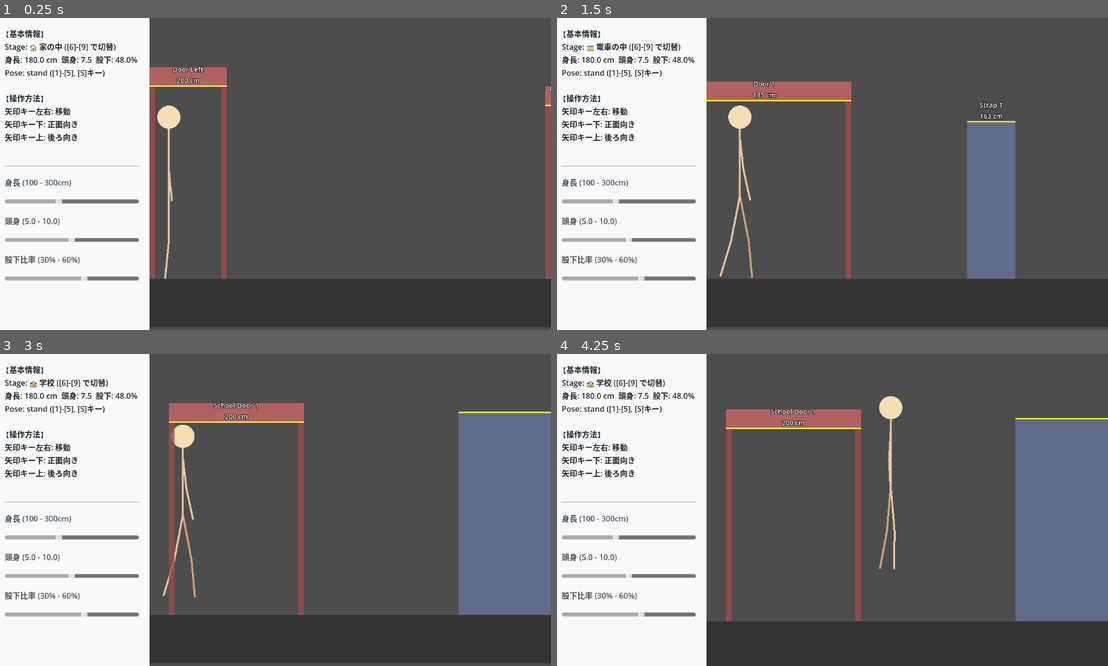
Above: before the commit, frames 1-4 (two rows, left to right).
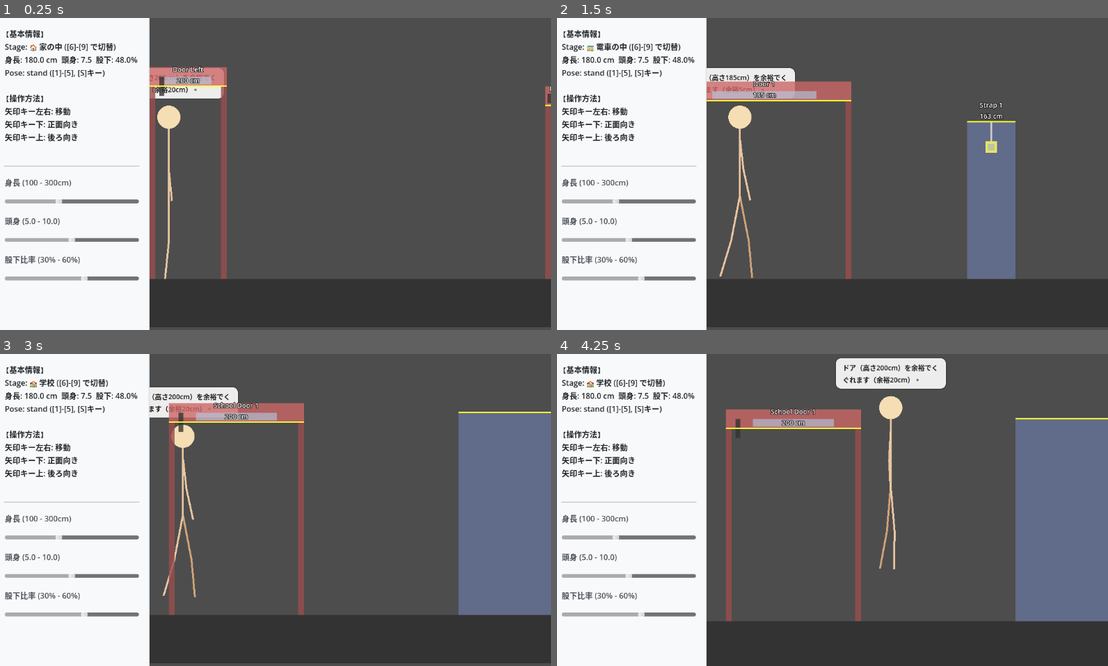
Above: after the commit, the same moments.

Repository: tinky44/TLS_3D
Game: Godot game, scene res://Main.tscn
Same seed, same stepped clock (60 frames per second), same inputs: the game is played once before the commit and once after it.
Inputs:
- Up to frame 1 (0.25 s): no input
- Up to frame 2 (1.5 s): tap Enter (ui_accept) at 0.5, 0.77 s; hold 6 0.53-1.28 s; hold Right (ui_right) from 0.53 s (still down); tap 7 at 1.35 s
- Up to frame 3 (3 s): tap Enter (ui_accept) at 1.52, 2.75 s; release Right (ui_right) at 2.03 s; hold Left (ui_left) 2.03-2.78 s; hold 8 2.03-2.78 s; hold Right (ui_right) from 2.78 s (still down); tap 9 at 2.85 s
- Up to frame 4 (4.25 s): keep holding Right (ui_right); tap Enter (ui_accept) at 3.02, 3.77 s; hold 1 from 3.53 s (still down)

The runs differ from the first frame. In frame 1, 1.1% of the frame differs, in the area x 27-100%, y 16-28%; in frame 2, 1.6%; in frame 3, 1.6%; in frame 4, 2.2%, in the area x 32-71%, y 1-24%.

Commit message:
feat: オブジェクト接近時の吹き出し機能とリッチ描画を追加
- MainSceneの_processに距離判定を追加し、障害物に応じた吹き出し（コメント）を表示するようにした
- StageBuilderにコメント生成ロジック(get_obstacle_comment)を移植
- ドアノブ、吊り革の輪、洗面台の鏡など簡単な幾何学図形でステージ表示をリッチ化した

Co-Authored-By: gemini <218195315+gemini-cli@users.noreply.github.com>

Diff:
--- a/godot-project/scripts/MainScene.gd
+++ b/godot-project/scripts/MainScene.gd
@@ -9,6 +9,8 @@
 # UI用
 var ui_layer: CanvasLayer
 var status_label: Label
+var bubble_panel: PanelContainer
+var bubble_label: Label
 
 func _ready() -> void:
     # 既存のテスト用古いノード群があれば削除
@@ -22,10 +24,81 @@
         p = global.CM_TO_PX
 
     _setup_ui()
+    _setup_bubble()
     _load_stage()
+
+func _setup_bubble():
+    bubble_panel = PanelContainer.new()
+    var style = StyleBoxFlat.new()
+    style.bg_color = Color(1.0, 1.0, 1.0, 0.9)
+    style.border_width_left = 2
+    style.border_width_top = 2
+    style.border_width_right = 2
+    style.border_width_bottom = 2
+    style.border_color = Color(0.2, 0.2, 0.2, 0.5)
+    style.corner_radius_top_left = 12
+    style.corner_radius_top_right = 12
+    style.corner_radius_bottom_right = 12
+    style.corner_radius_bottom_left = 12
+    style.content_margin_left = 16
+    style.content_margin_right = 16
+    style.content_margin_top = 10
+    style.content_margin_bottom = 10
+    bubble_panel.add_theme_stylebox_override("panel", style)
+
+    bubble_label = Label.new()
+    bubble_label.add_theme_color_override("font_color", Color(0.1, 0.1, 0.1))
+    bubble_label.add_theme_font_size_override("font_size", 14)
+    # 改行対応
+    bubble_label.autowrap_mode = TextServer.AUTOWRAP_WORD_SMART
+    bubble_label.custom_minimum_size = Vector2(200, 0)
+
+    bubble_panel.add_child(bubble_label)
+    add_child(bubble_panel)
+    bubble_panel.hide()
+
 
 func _process(_delta: float) -> void:
     _update_ui()
+    _update_bubble()
+
+func _update_bubble():
+    if not player or not bubble_panel: return
+
+    var m = player.get("m")
+    if not m: return
+
+    var px = player.global_position.x / p
+    var hit_dist = 60.0 # 60cm以内に近づいたら表示
+    var closest_obs: Node2D = null
+    var min_dist = INF
+
+    for child in get_children():
+        if child.has_meta("is_stage_obj") and child.has_meta("obs_x"):
+            # AABBチェックのようなもの。
+            var ox1 = float(child.get_meta("obs_x"))
+            var ox2 = float(child.get_meta("obs_x2"))
+            var dist = 0.0
+            if px < ox1: dist = ox1 - px
+            elif px > ox2: dist = px - ox2
+
+            if dist < hit_dist and dist < min_dist:
+                min_dist = dist
+                closest_obs = child
+
+    if closest_obs:
+        var obs_id = closest_obs.get_meta("obs_id")
+        var oh = closest_obs.get_meta("obs_height_cm")
+        var h = m["height"]
+
+        bubble_label.text = StageBuilder.get_obstacle_comment(obs_id, h, oh)
+        bubble_panel.show()
+
+        # プレイヤーの少し上、画面から見切れない位置にパネルを配置
+        var offset_y = player.visual_height_cm * p + 80
+        bubble_panel.global_position = player.global_position + Vector2(-bubble_panel.size.x / 2.0, -offset_y)
+    else:
+        bubble_panel.hide()
 
     # ステージ切り替え (数字キー 6, 7, 8, 9)
     # Player.tscn内で1~5はポーズ切り替えに使われているため
--- a/godot-project/scripts/StageBuilder.gd
+++ b/godot-project/scripts/StageBuilder.gd
@@ -135,7 +135,11 @@
         node = area
 
     node.set_meta("is_stage_obj", true)
+    node.set_meta("obs_id", obs["id"])
     node.set_meta("obs_height_cm", h_cm)
+    node.set_meta("obs_x", obs["x"])
+    node.set_meta("obs_x2", obs["x2"])
+    node.set_meta("obs_type", type)
 
     # 描画の準備
     var main_color: Color
@@ -177,6 +181,65 @@
     cr.position = Vector2(obs["x"] * cm_to_px, y_pos)
     cr.size = Vector2(w_px, h_draw_px)
     node.add_child(cr)
+
+    # ---------------------------------------------------------
+    # IDに応じた装飾の追加 (ドアの取っ手、吊り革の丸、鏡の枠など)
+    # ---------------------------------------------------------
+    var o_id = obs["id"]
+    if "door" in o_id:
+        # ドアの場合は、横に取っ手を描く
+        var knob = ColorRect.new()
+        knob.color = Color(0.2, 0.2, 0.2, 0.8)
+        var is_right_door = ("right" in o_id or "2" in o_id or "4" in o_id) # 奇数左、偶数右みたいな簡易判定
+        var knob_x = cr.position.x + (20.0 if not is_right_door else w_px - 30.0)
+        knob.position = Vector2(knob_x, cr.position.y + h_draw_px * 0.5)
+        knob.size = Vector2(10.0, 40.0)
+        node.add_child(knob)
+        # ドアの窓
+        var win = ColorRect.new()
+        win.color = Color(0.7, 0.8, 0.9, 0.6)
+        win.size = Vector2(w_px * 0.6, h_draw_px * 0.4)
+        win.position = Vector2(cr.position.x + w_px * 0.2, cr.position.y + 20)
+        node.add_child(win)
+
+    elif "strap" in o_id:
+        # 吊り革の場合は、上のバーから伸びる紐と輪っかを描く
+        var strap_line = Line2D.new()
+        strap_line.add_point(Vector2(cr.position.x + w_px * 0.5, cr.position.y))
+        strap_line.add_point(Vector2(cr.position.x + w_px * 0.5, cr.position.y + 40.0))
+        strap_line.width = 4.0
+        strap_line.default_color = Color(0.8, 0.8, 0.8)
+        node.add_child(strap_line)
+
+        # 簡易的な輪っかとして、中抜きのPolygon2DやLine2Dを使う代わりに小さい矩形を置く
+        var ring = ColorRect.new()
+        ring.color = Color(0.9, 0.9, 0.4)
+        ring.size = Vector2(24, 24)
+        ring.position = Vector2(cr.position.x + w_px * 0.5 - 12, cr.position.y + 40)
+        node.add_child(ring)
+        var ring_hole = ColorRect.new()
+        ring_hole.color = main_color
+        ring_hole.size = Vector2(14, 14)
+        ring_hole.position = ring.position + Vector2(5, 5)
+        node.add_child(ring_hole)
+
+    elif o_id == "washstand":
+        # 鏡らしく、内側を明るい水色にする
+        var glass = ColorRect.new()
+        glass.color = Color(0.8, 0.9, 1.0, 0.7)
+        glass.size = Vector2(w_px - 20, h_draw_px - 20)
+        glass.position = cr.position + Vector2(10, 10)
+        node.add_child(glass)
+
+    elif o_id == "range_hood":
+        # 換気扇の吸い込み口（斜めに見えるよう下部に暗い色）
+        var hole = ColorRect.new()
+        hole.color = Color(0.2, 0.2, 0.2, 0.8)
+        hole.size = Vector2(w_px - 10, 20)
+        hole.position = Vector2(cr.position.x + 5, cr.position.y + h_draw_px - 25)
+        node.add_child(hole)
+    # ---------------------------------------------------------
+
 
     # 基準となる高さのライン（黄色線）
     var line = Line2D.new()
@@ -202,3 +265,57 @@
 
     node.add_child(label)
     parent.add_child(node)
+
+static func get_obstacle_comment(obs_id: String, h: float, oh: float) -> String:
+    match obs_id:
+        "door_left", "door_right", "side_door", "school_door_1", "door_1", "door_2", "door_3", "door_4":
+            if h > oh:
+                return "ドア（高さ%dcm）。あなた（%dcm）は%dcm頭が当たります！" % [oh, h, round(h - oh)]
+            else:
+                return "ドア（高さ%dcm）を余裕でくぐれます（余裕%dcm）。" % [oh, round(oh - h)]
+        "range_hood":
+            if h > oh:
+                return "レンジフード（高さ%dcm）に頭がぶつかります！\n%dcmかがまないと通れません。" % [oh, round(h - oh)]
+            else:
+                return "レンジフード（高さ%dcm）はあなたの頭より%dcm上にあります。" % [oh, round(oh - h)]
+        "washstand":
+            if h > 180:
+                return "洗面台の鏡。かがまないと顔が見えません（身長%dcm）。" % h
+            else:
+                return "洗面台の鏡。ちょうど顔が映ります。"
+        "shower":
+            return "シャワー（%dcm）から頭上へお湯が降り注ぎます。" % oh
+        "strap_1", "strap_2", "strap_3":
+            if h >= oh:
+                return "吊り革バー（%dcm）が目の前！楽々手が届きます！" % oh
+            else:
+                return "吊り革バー（%dcm）まで%dcm届きません。" % [oh, round(oh - h)]
+        "public_phone":
+            return "公衆電話（高さ%dcm）。\nあなたが使うと受話器は胸のあたりの位置です。" % oh
+        "pedestrian_signal":
+            return "歩行者用信号機（%dm）。\nあなた（%dcm）の%.1f倍の高さです。" % [oh / 100, h, oh / h]
+        "streetlight", "traffic_signal", "curve_mirror", "footbridge":
+            return "障害物（%dm）。\nあなた（%dcm）の%.1f倍の高さです。" % [oh / 100, h, oh / h]
+        "utility_pole":
+            return "電柱（%dm）！\nあなた（%dcm）が%.1f人分積み重なった高さ。" % [oh / 100, h, oh / h]
+        "house_2f", "house_3f":
+            return "建物（%dm）。あなた（%dcm）が%.1f人分の高さ。" % [oh / 100, h, oh / h]
+        "vending_machine":
+            if h > oh:
+                return "自販機（%dcm）より背が高いですね。\n取り出し口が遠く感じそうです。" % oh
+            else:
+                return "自販機（%dcm）。\nあなた（%dcm）より%dcm高いです。" % [oh, h, round(oh - h)]
+        "blackboard":
+            if h > 180:
+                return "黒板の上の方まで楽々手が届きますね。"
+            else:
+                return "黒板の上の方は少し背伸びが必要かもしれません。"
+        "desk_1", "desk_2", "teacher_desk":
+            return "学校の机（%dcm）。\n昔はこんなに小さかったですね。" % oh
+
+    if h > oh:
+        return "オブジェクト（高さ%dcm）。\nあなた（%dcm）は%dcm頭が当たります！" % [oh, h, math_round(h - oh)]
+    return "オブジェクト（高さ%dcm）。" % oh
+
+static func math_round(val: float) -> int:
+    return int(round(val))
